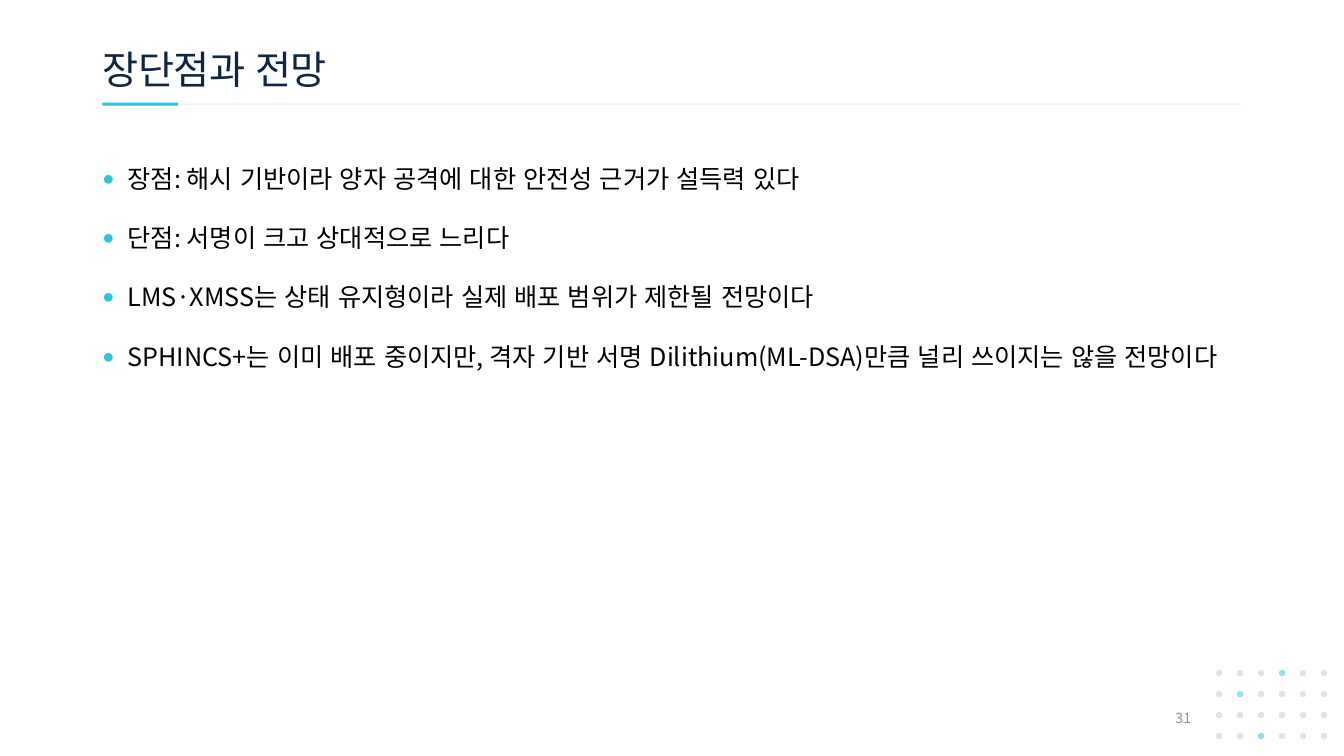
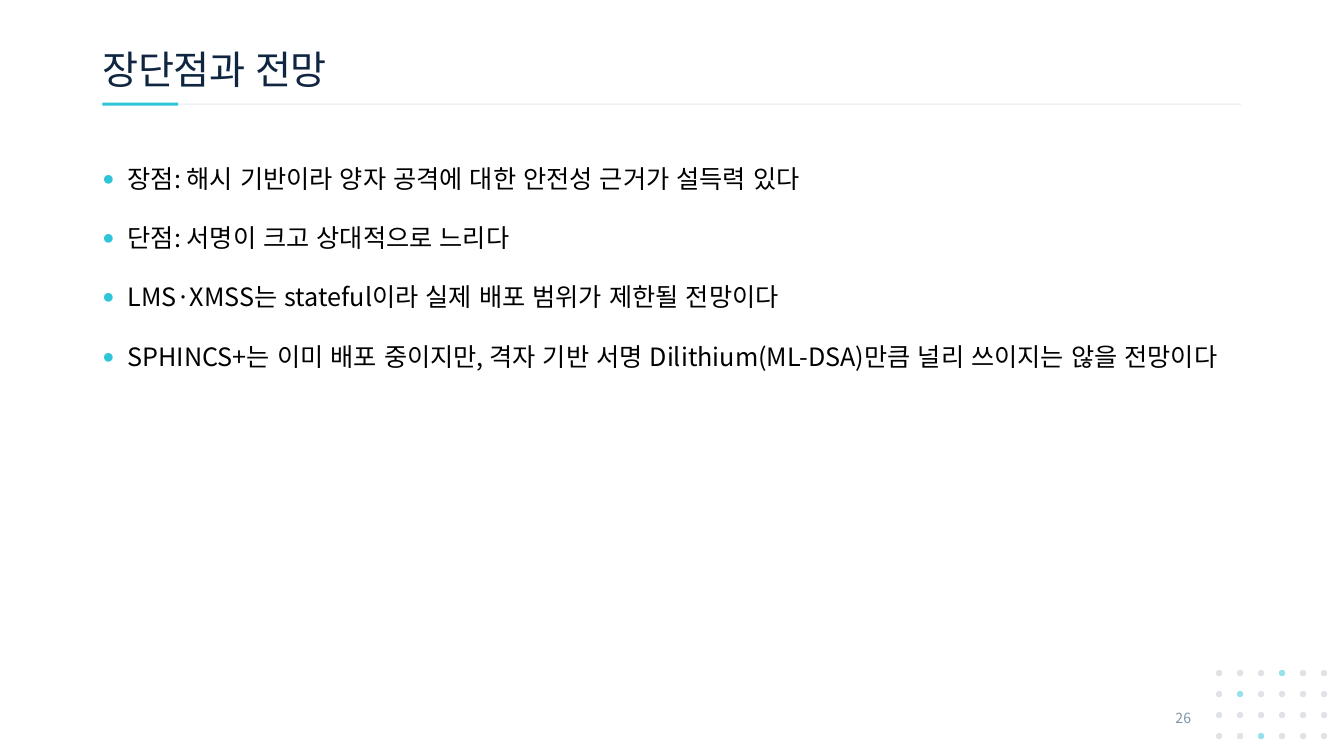
Before and after one commit to giyuubin/PQC, a slide deck: slide 26 of presentation/1007_18_SPHINCS-FTS-and-Virtual-Hypertree.pptx (slide 31 before the commit). Drawn at 1344x756 pixels with LibreOffice and Linux fonts; fonts in the diff are those of the drawing. Boxes give left, top, right and bottom in pixels: in the first picture for what was removed or moved away, otherwise in the second. Text is boxed around its words. In the diff, an @@ line names an element or a change of style, - is before the commit and + after.

```diff
--- a/presentation/1007_18_SPHINCS-FTS-and-Virtual-Hypertree.pptx
+++ b/presentation/1007_18_SPHINCS-FTS-and-Virtual-Hypertree.pptx
@@ text at <box>128,285,779,308</box>: text changed @@
-● LMS·XMSS는 상태 유지형이라 실제 배포 범위가 제한될 전망이다
+● LMS·XMSS는 stateful이라 실제 배포 범위가 제한될 전망이다
@@ page number at <box>1175,712,1191,723</box>: text changed @@
-31
+26
```
Also in this commit, not shown: 21 other slides changed, 3 slides added, 8 slides removed.
